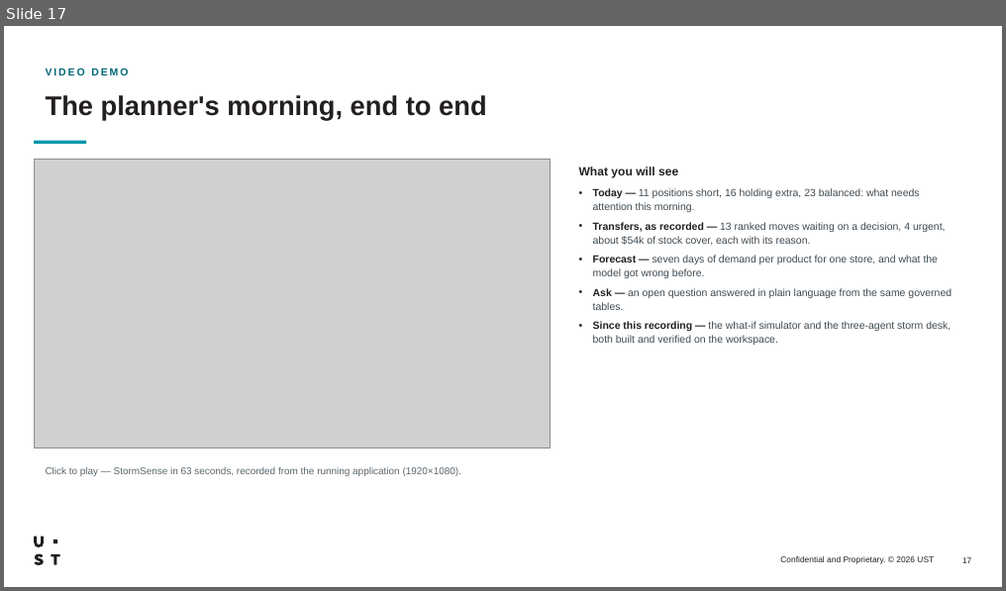
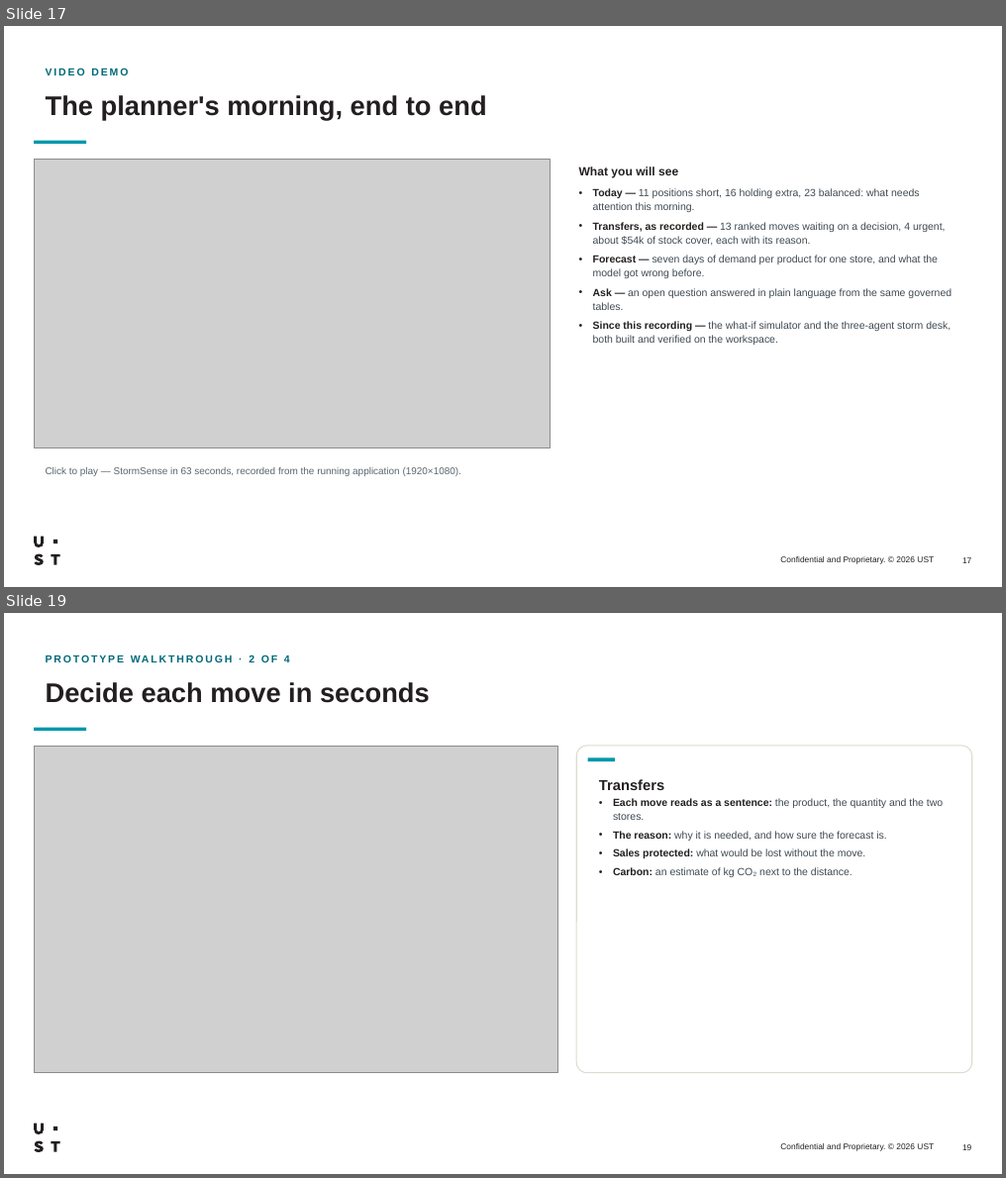
Before and after one commit to workatustadarshajay/STORMSENSE, a slide deck: StormSense-Databricks-Hackathon.pptx. Shown one above the other, each under a label of ours: slide 17 before the commit, slides 17 and 19 after it; the slides between them are not shown. The pictures are 1006x591 and 1006x1178 pixels, drawn with LibreOffice and Linux fonts; fonts in the diff are those of the drawing; grey boxes stand for pictures. Boxes give left, top, right and bottom in pixels: in the first picture for what was removed or moved away, otherwise in the second. Text is boxed around its words. In the diff, an @@ line names an element or a change of style, - is before the commit and + after.

```diff
--- a/StormSense-Databricks-Hackathon.pptx
+++ b/StormSense-Databricks-Hackathon.pptx
@@ slide 19 added at (4,613,1002,1174), background #FFFFFF; not listed: 3 template elements that a slide beside it also shows @@
@@ text added at (249,655,290,663), 10 pt, text #00697A, bold @@
+PROTOTYPE WALKTHROUGH · 2 OF 4
@@ title added at (46,682,430,703), 26 pt, text #231F20, bold @@
+Decide each move in seconds
@@ rectangle added at (34,728,86,731), fill #0097AC @@
@@ picture added at (34,746,558,1072) @@
@@ rounded rectangle added at (576,746,972,1072), fill #FFFFFF, outline #DEDCD0 1 pt @@
@@ rectangle added at (588,759,615,761), fill #0097AC @@
@@ text added at (599,779,943,877), 10 pt, text #3F4A52 @@
+Transfers
+• Each move reads as a sentence: the product, the quantity and the two stores.
+• The reason: why it is needed, and how sure the forecast is.
+• Sales protected: what would be lost without the move.
+• Carbon: an estimate of kg CO₂ next to the distance.
```
Also in this commit, not shown: 3 other slides added, 48 other files.
